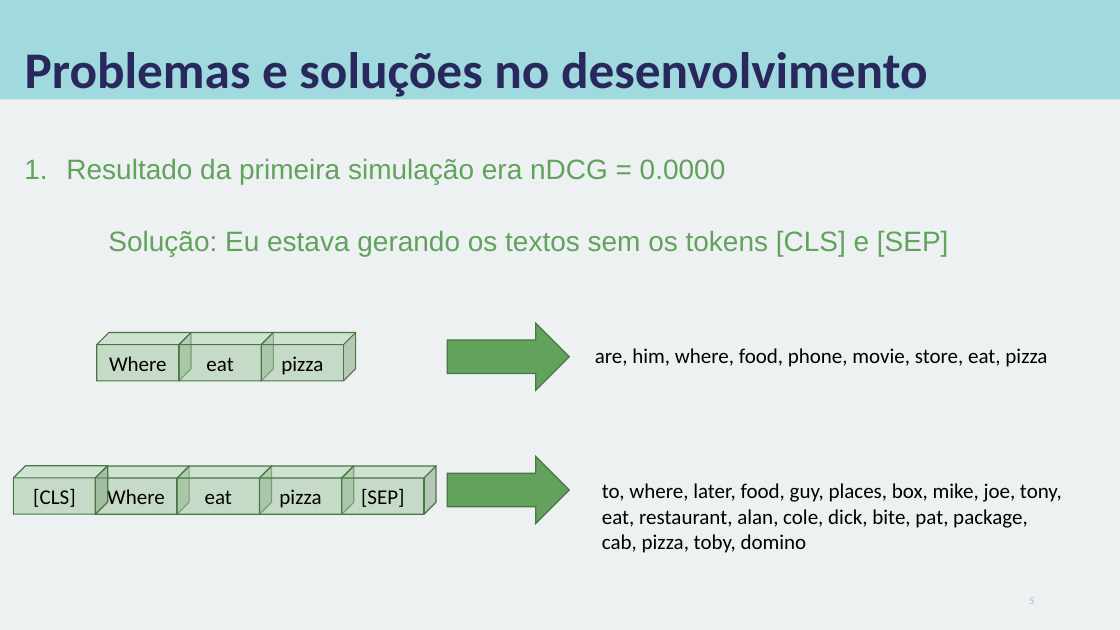
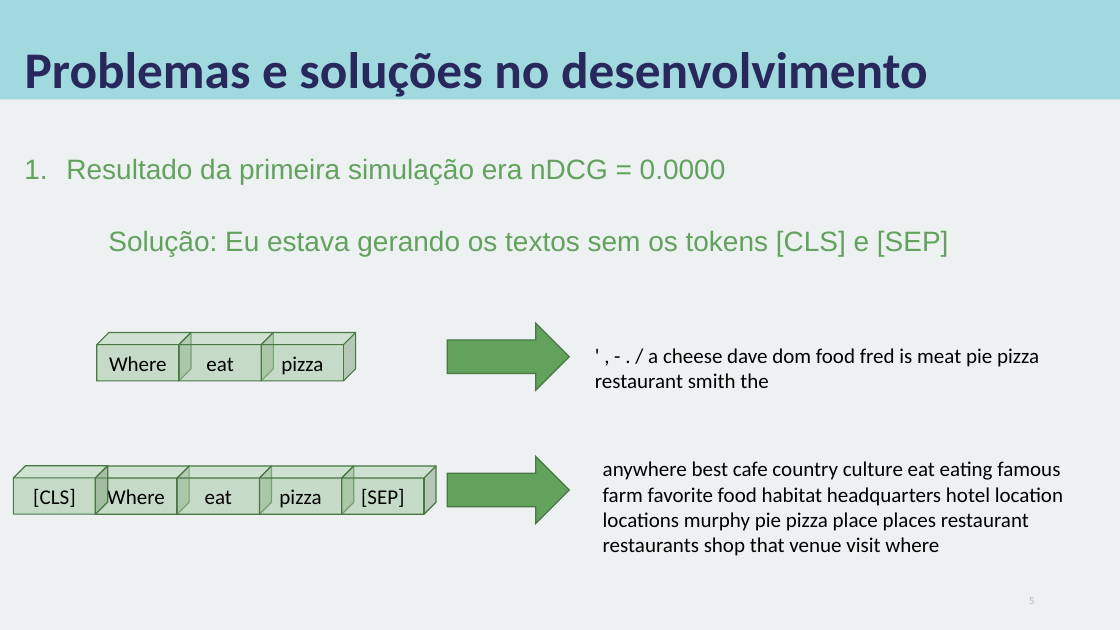
Before and after one commit to carisio/IA368-DD_deep_learning_busca, a slide deck: slide 5 of 7 - splade/notebook/apresentacao_splade.pptx. Drawn at 1120x630 pixels with LibreOffice and Linux fonts; fonts in the diff are those of the drawing. Boxes give left, top, right and bottom in pixels: in the first picture for what was removed or moved away, otherwise in the second. Text is boxed around its words. In the diff, an @@ line names an element or a change of style, - is before the commit and + after.

```diff
--- a/7 - splade/notebook/apresentacao_splade.pptx
+++ b/7 - splade/notebook/apresentacao_splade.pptx
@@ text at <box>595,348,1039,388</box>: text changed @@
-are, him, where, food, phone, movie, store, eat, pizza
+' , - . / a cheese dave dom food fred is meat pie pizza restaurant smith the
@@ text at <box>603,461,1063,556</box>: text changed @@
-to, where, later, food, guy, places, box, mike, joe, tony, eat, restaurant, alan, cole, dick, bite, pat, package, cab, pizza, toby, domino
+anywhere best cafe country culture eat eating famous farm favorite food habitat headquarters hotel location locations murphy pie pizza place places restaurant restaurants shop that venue visit where
```
Also in this commit, not shown: 2 other slides changed, 1 slide added, 1 other file.
